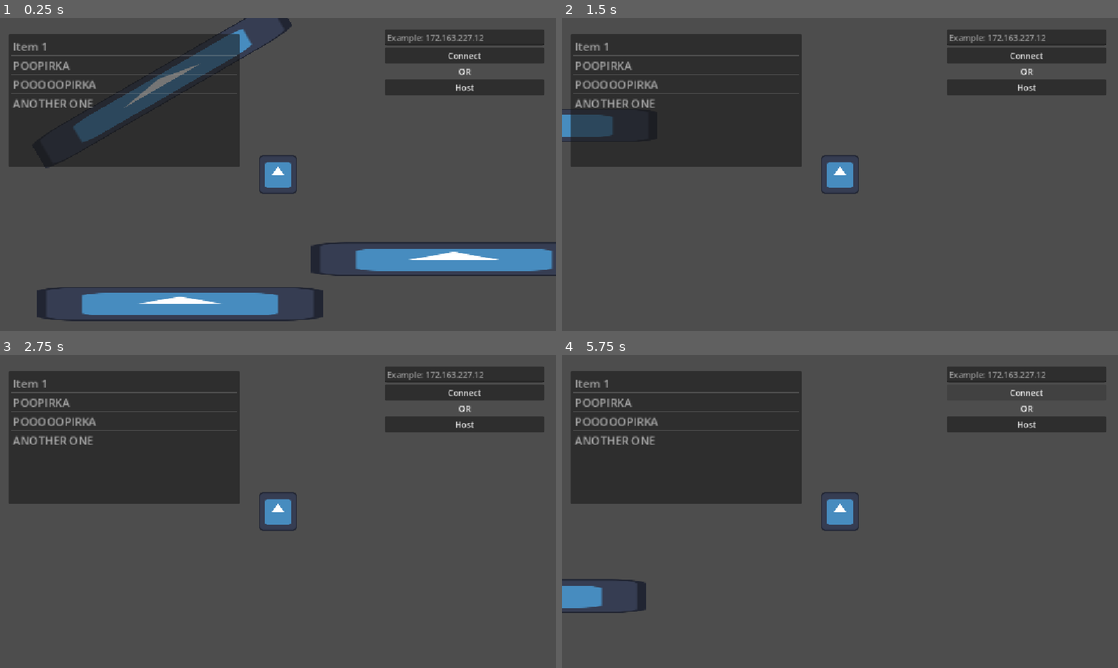
Above: before the commit, frames 1-4 (two rows, left to right).
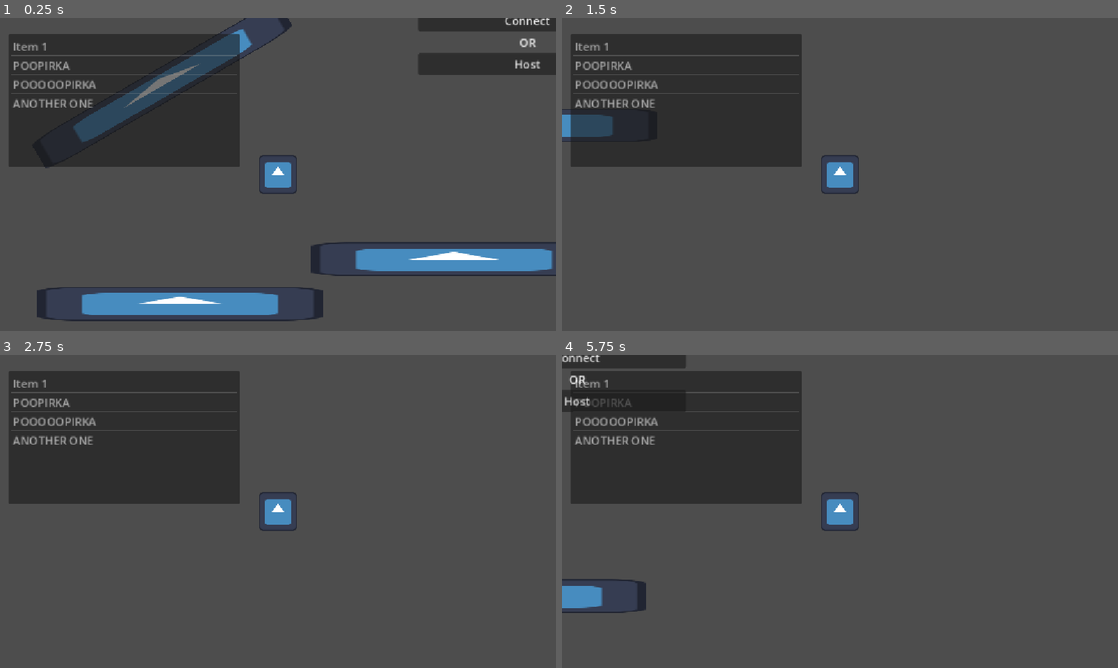
Above: after the commit, the same moments.

Repository: KosSashaHelloWorld/hello-world-4
Game: Godot game, scene res://labirinth.tscn
Two runs of this game, one before a commit and one after it. Both use one fixed random seed, a clock stepped at 60 frames per second and the inputs below. The engine's default icon, where the game draws it, is replaced by a stand-in: a white triangle on a blue panel in a dark square.
Inputs (mouse positions are in pixels of both pictures, inside the frame that each line leads up to):
- Up to frame 1 (0.25 s): no input
- Up to frame 2 (1.5 s): tap Enter at 0.5 s; hold D (move_right) 0.53-1.28 s; hold S (move_down) from 1.28 s (still down)
- Up to frame 3 (2.75 s): tap Space at 2 s; release S (move_down) at 2.03 s; hold D (move_right) from 2.03 s (still down)
- Up to frame 4 (5.75 s): release D (move_right) at 2.75 s; click (1029, 423) at 2.75 s, where only the run before the commit has a clickable "Host"; click (1029, 392) at 3.5 s, where only the run before the commit has a clickable "Connect"; hold W (move_up) 4.28-5.03 s; hold A (move_left) from 5.03 s (still down)

The runs differ from the first frame. In frame 1, 5.0% of the frame differs, in the area x 69-100%, y 0-25%; in frame 2, 4.0%; in frame 3, 4.0%; in frame 4, 4.1%.

Commit message:
Moved connection GUI from Player to MainScene

Diff:
--- a/Player.tscn
+++ b/Player.tscn
@@ -2,20 +2,12 @@
 
 [ext_resource type="Script" uid="uid://ljy8vj30dfd7" path="res://player.gd" id="1_kpjcp"]
 [ext_resource type="Texture2D" uid="uid://bkpdokokb6fwu" path="res://icon.svg" id="1_xhfnw"]
-[ext_resource type="PackedScene" uid="uid://byxuni6qj6dqg" path="res://ConnectGUI.tscn" id="2_e80uo"]
 [ext_resource type="PackedScene" uid="uid://by1n77jukhyq8" path="res://Inventory.tscn" id="3_kne1u"]
 
 [sub_resource type="CircleShape2D" id="CircleShape2D_lgns8"]
 
 [node name="Player" type="CharacterBody2D" unique_id=1984058840]
 script = ExtResource("1_kpjcp")
-
-[node name="ConnectGui" parent="." unique_id=709556398 instance=ExtResource("2_e80uo")]
-offset_left = 48.0
-offset_top = -65.0
-offset_right = 48.0
-offset_bottom = -65.0
-scale = Vector2(0.23, 0.23)
 
 [node name="Inventory" parent="." unique_id=1059167550 instance=ExtResource("3_kne1u")]
 offset_left = -121.0
--- a/labirinth.gd
+++ b/labirinth.gd
@@ -10,7 +10,7 @@
 	var player = preload("res://Player.tscn").instantiate()
 	player.name = str(id)  # Имя узла = ID пира, для authority
 	player.set_multiplayer_authority(id)  # Этот игрок управляет собой
-	$Players.add_child(player, true)  # force_readable_name
+	$".".add_child(player, true)  # force_readable_name
 
 # Called every frame. 'delta' is the elapsed time since the previous frame.
 func _process(delta: float) -> void:
--- a/labirinth.tscn
+++ b/labirinth.tscn
@@ -3,6 +3,7 @@
 [ext_resource type="Script" uid="uid://dew448oq4lun5" path="res://labirinth.gd" id="1_lxr0d"]
 [ext_resource type="PackedScene" uid="uid://c30tylkb6vdnj" path="res://Player.tscn" id="1_t3680"]
 [ext_resource type="PackedScene" uid="uid://chdrmat84560b" path="res://DebugPlarform.tscn" id="2_wt3ke"]
+[ext_resource type="PackedScene" uid="uid://byxuni6qj6dqg" path="res://ConnectGUI.tscn" id="4_lcp75"]
 
 [node name="Node2D" type="Node2D" unique_id=177218335]
 script = ExtResource("1_lxr0d")
@@ -18,3 +19,10 @@
 rotation = -0.5235988
 
 [node name="Player" parent="." unique_id=1984058840 instance=ExtResource("1_t3680")]
+
+[node name="ConnectGui" parent="." unique_id=709556398 instance=ExtResource("4_lcp75")]
+offset_left = 62.999996
+offset_top = -84.99999
+offset_right = 62.999996
+offset_bottom = -84.99999
+scale = Vector2(0.315, 0.315)
--- a/player.gd
+++ b/player.gd
@@ -5,6 +5,8 @@
 
 
 func _physics_process(delta: float) -> void:
+	if not is_multiplayer_authority():
+		return
 	var direction := Input.get_vector("move_left", "move_right", "move_up", "move_down")
 	if direction:
 		velocity = direction * SPEED
